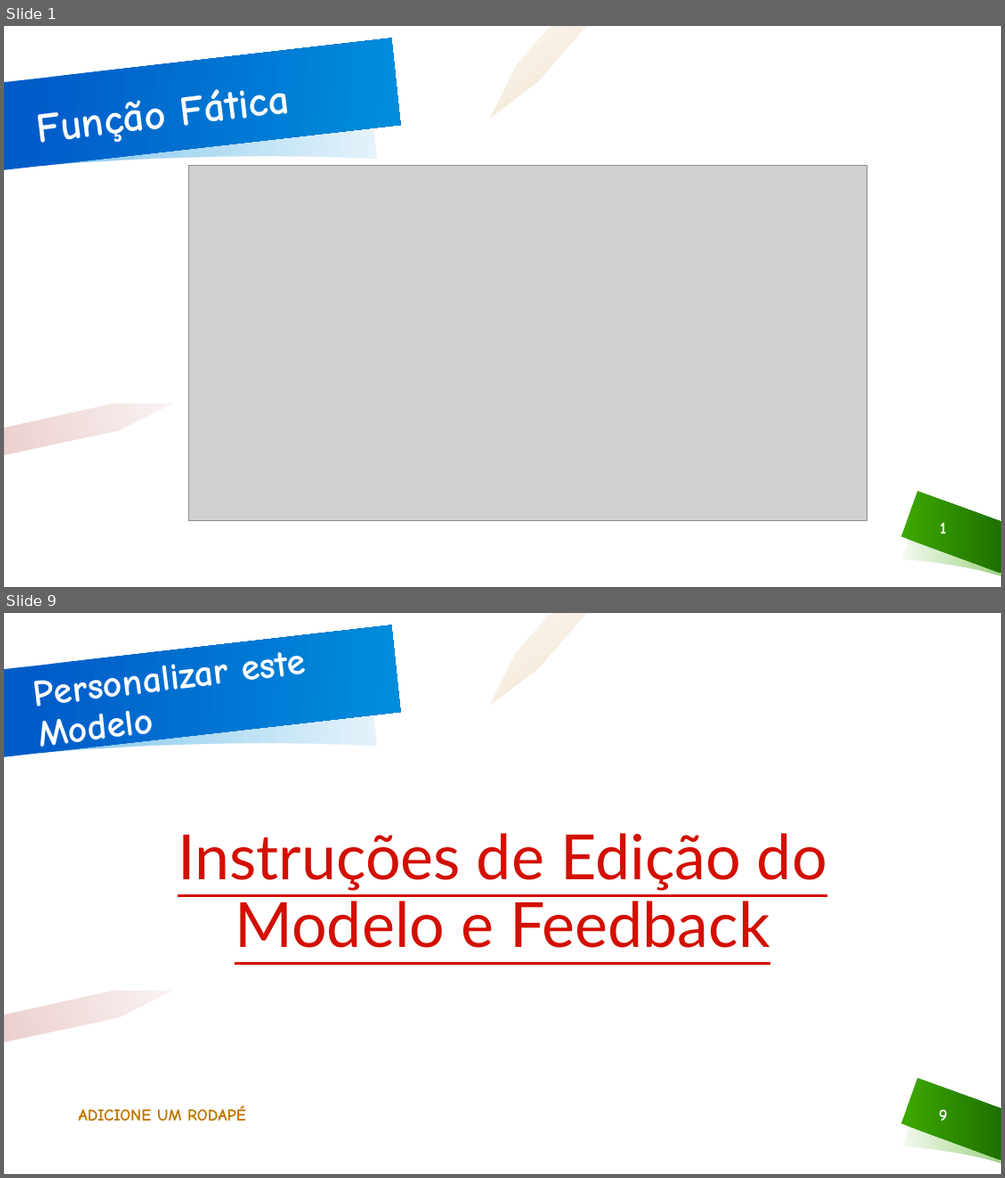
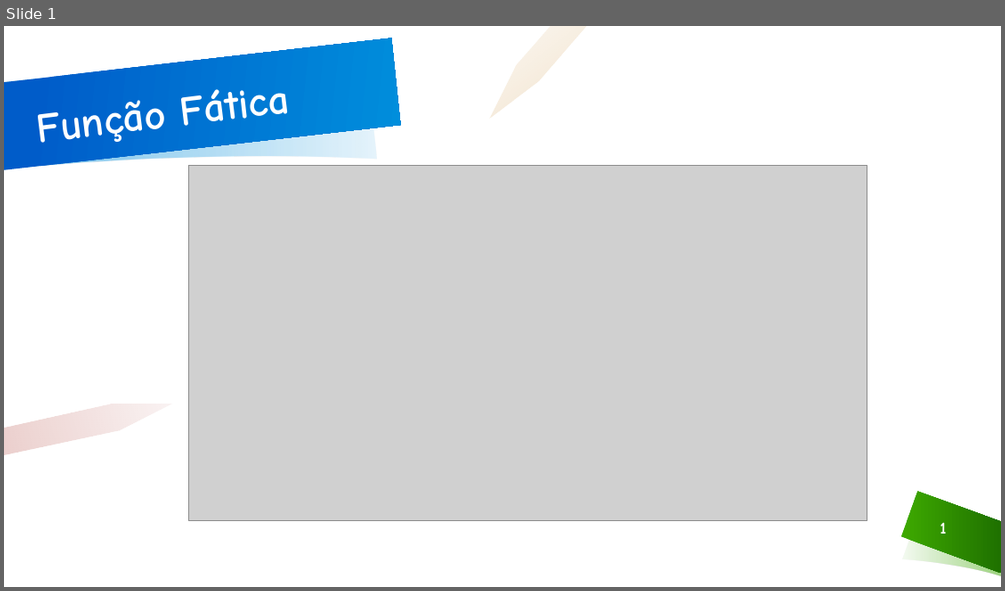
Before and after one commit to 1phantm1/SeminarioPT, a slide deck: funcaoFatica.pptx. Shown one above the other, each under a label of ours: slides 1 and 9 before the commit, slide 1 after it; the slides between them are not shown. The pictures are 1005x1178 and 1005x591 pixels, drawn with LibreOffice and Linux fonts; fonts in the diff are those of the drawing; grey boxes stand for pictures; background and template pictures are left out. Boxes give left, top, right and bottom in pixels: in the first picture for what was removed or moved away, otherwise in the second. Text is boxed around its words. In the diff, an @@ line names an element or a change of style, - is before the commit and + after.

```diff
--- a/funcaoFatica.pptx
+++ b/funcaoFatica.pptx
@@ slide 9 removed at (x1=4, y1=613, x2=1001, y2=1174), background #FFFFFF; not listed: 6 template elements that a slide beside it also shows @@
@@ title removed at (x1=40, y1=704, x2=154, y2=758) @@
-Personalizar este Modelo
@@ text removed at (x1=178, y1=833, x2=827, y2=948) @@
-Instruções de Edição do Modelo e Feedback
@@ text removed at (x1=79, y1=1106, x2=246, y2=1121) @@
-ADICIONE UM RODAPÉ
@@ page number removed at (x1=938, y1=1109, x2=947, y2=1120) @@
-9
```
Also in this commit, not shown: 4 slides changed, 8 slides added, 3 other slides removed, 2 other files.
